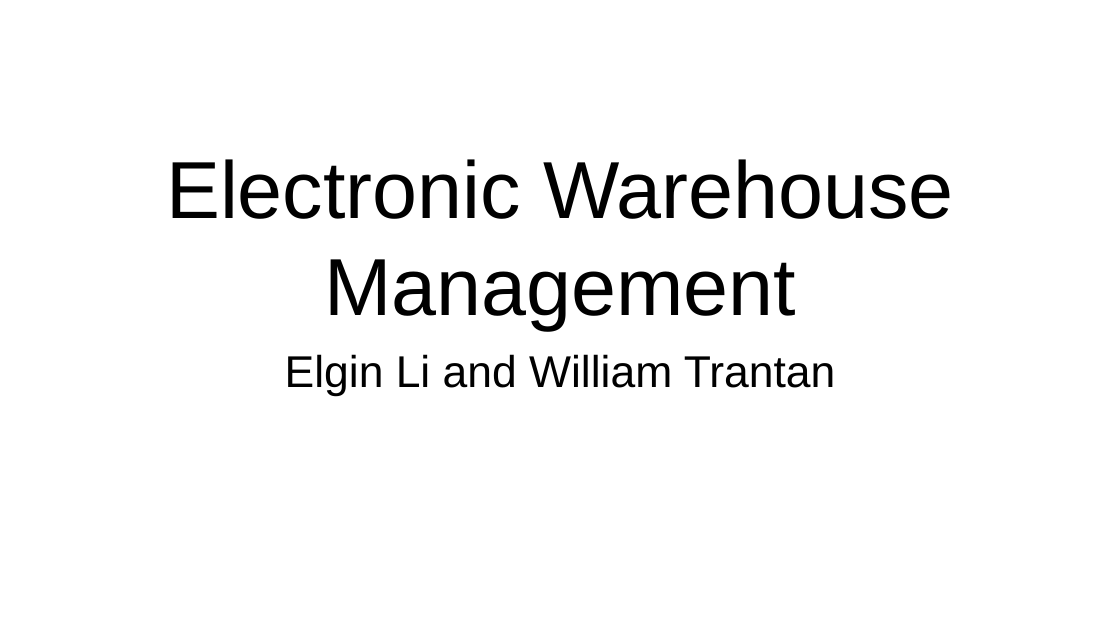
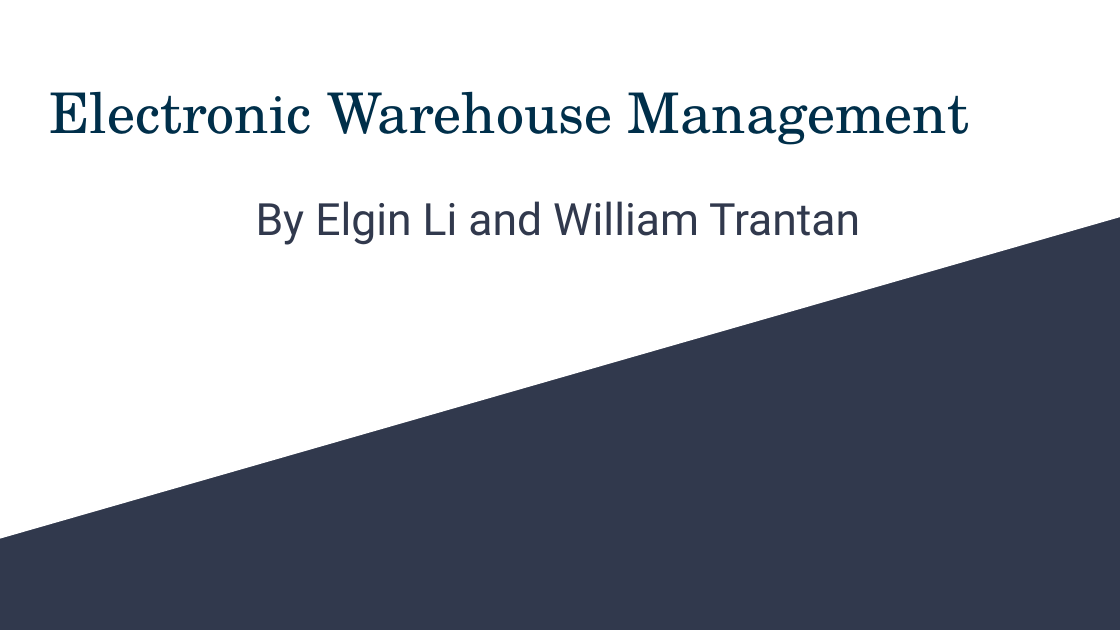
Before and after one commit to elginli/CSE-111-Project, a slide deck: slide 1 of Checkpoint3-slides.pptx. Drawn at 1120x630 pixels with LibreOffice and Linux fonts; fonts in the diff are those of the drawing. Boxes give left, top, right and bottom in pixels: in the first picture for what was removed or moved away, otherwise in the second. Text is boxed around its words. In the diff, an @@ line names an element or a change of style, - is before the commit and + after.

```diff
--- a/Checkpoint3-slides.pptx
+++ b/Checkpoint3-slides.pptx
@@ background #FFFFFF to #31394D @@
@@ freeform shape added at (0,0,1120,539), fill #FFFFFF @@
@@ title "Electronic Warehouse Management": place and size @@
-title "Electronic Warehouse Management" at (166,159,953,329)
+title "Electronic Warehouse Management" at (49,91,969,145)
@@ title "Electronic Warehouse Management" at (49,91,969,145): size 52 to 36 pt, font Arial to TeX Gyre Schola, text colour #000000 to #002F4A; alignment centre to left; vertical alignment bottom to top @@
@@ subtitle at (256,201,860,245): text changed; font Arial to Roboto; text colour #000000 to #31394D @@
-Elgin Li and William Trantan
+By Elgin Li and William Trantan
```
Also in this commit, not shown: 5 other slides changed, 2 other files.
